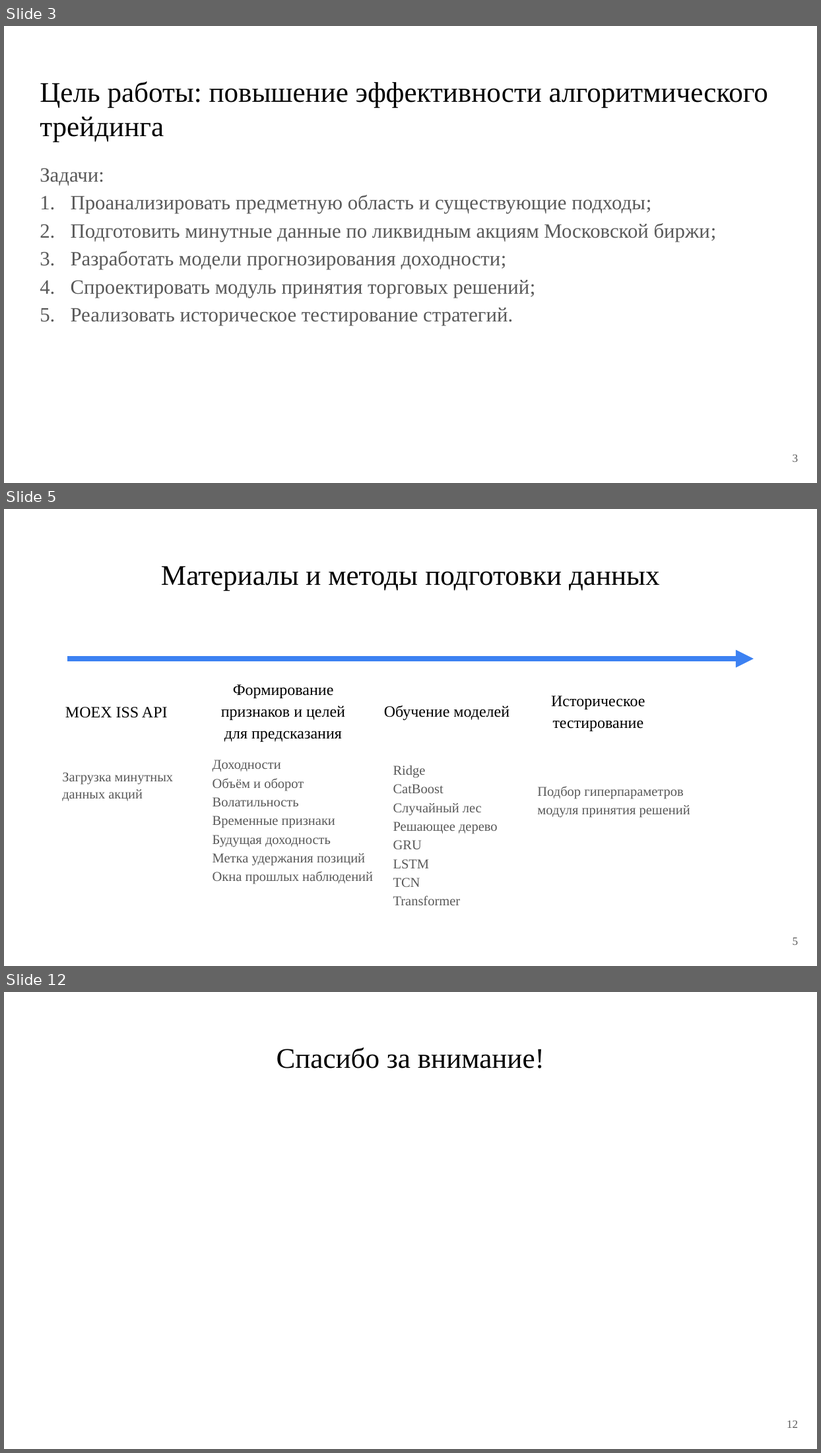
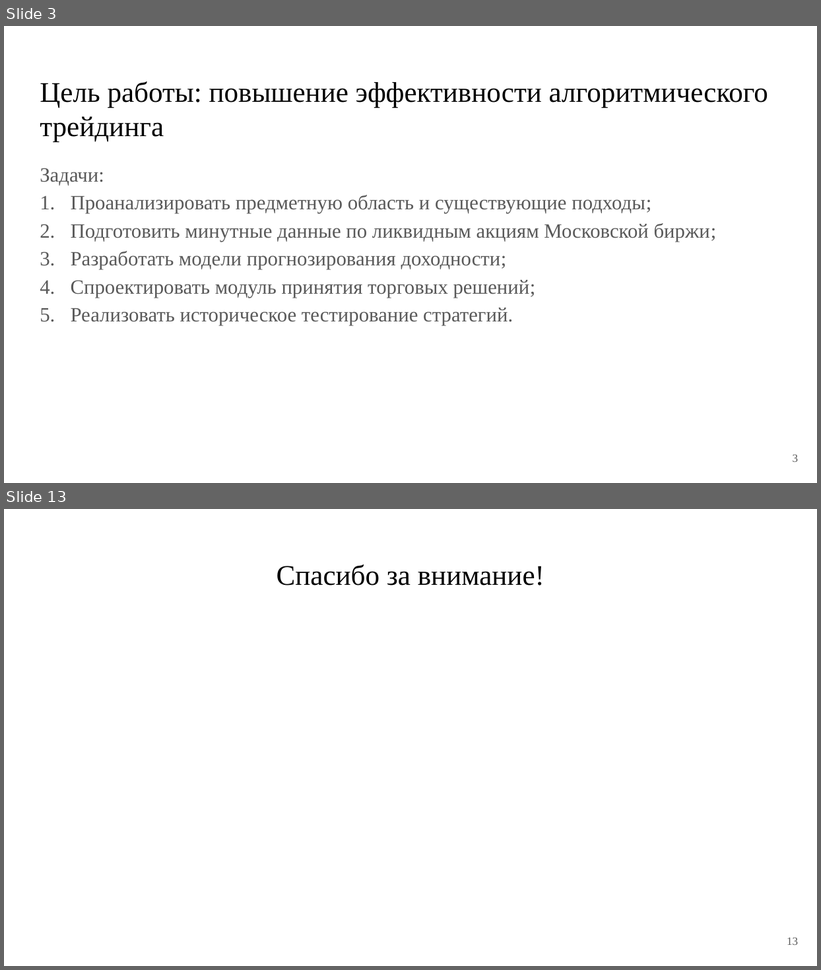
Before and after one commit to PetrovKirill00/BKP, a slide deck: Презентация.pptx. Shown one above the other, each under a label of ours: slides 3, 5 and 12 before the commit, slides 3 and 13 after it; the slides between them are not shown. The pictures are 821x1453 and 821x970 pixels, drawn with LibreOffice and Linux fonts; fonts in the diff are those of the drawing. Boxes give left, top, right and bottom in pixels: in the first picture for what was removed or moved away, otherwise in the second. Text is boxed around its words. In the diff, an @@ line names an element or a change of style, - is before the commit and + after.

```diff
--- a/Презентация.pptx
+++ b/Презентация.pptx
@@ slide 5 removed at [4, 509, 817, 966], background #FFFFFF @@
@@ title removed at [161, 566, 660, 591] @@
-Материалы и методы подготовки данных
@@ arrow removed from (67, 659) to (754, 659) @@
@@ text removed at [221, 685, 345, 742] @@
-Формирование
-признаков и целей для предсказания
@@ text removed at [384, 706, 510, 720] @@
-Обучение моделей
@@ text removed at [551, 696, 645, 731] @@
-Историческое тестирование
@@ text removed at [65, 707, 168, 718] @@
-MOEX ISS API
@@ text removed at [213, 760, 373, 885] @@
-Доходности
-Объём и оборот
-Волатильность
-Временные признаки
-Будущая доходность
-Метка удержания позиций
-Окна прошлых наблюдений
@@ text removed at [393, 765, 498, 906] @@
-Ridge
-CatBoost
-Случайный лес
-Решающее дерево
-GRU
-LSTM
-TCN
-Transformer
@@ text removed at [62, 772, 173, 801] @@
-Загрузка минутных
-данных акций
@@ text removed at [537, 786, 690, 818] @@
-Подбор гиперпараметров модуля принятия решений
@@ page number removed at [793, 938, 799, 945] @@
-5
@@ what was slide 12 is now slide 13 @@
@@ page number at [787, 937, 798, 945]: text changed @@
-12
+13
```
Also in this commit, not shown: 5 slides changed, 4 slides added, 2 other slides removed, 12 other files.
